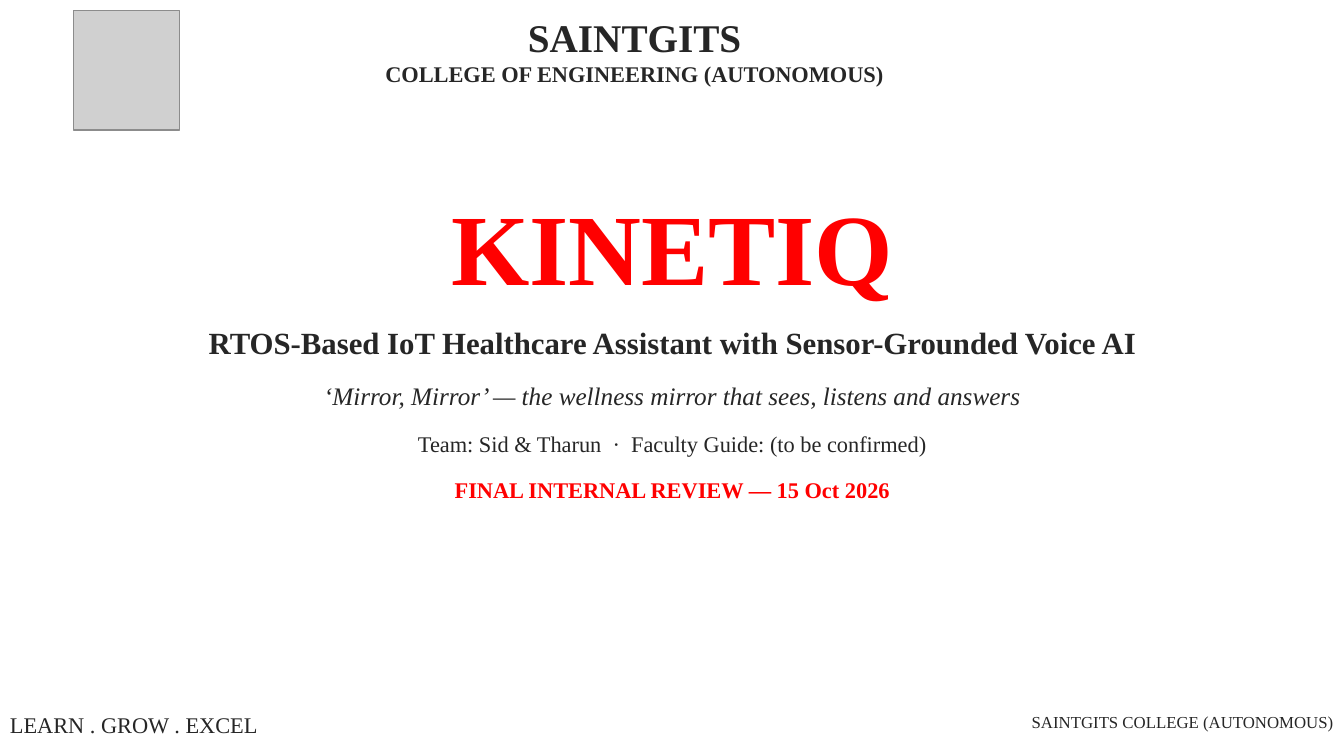
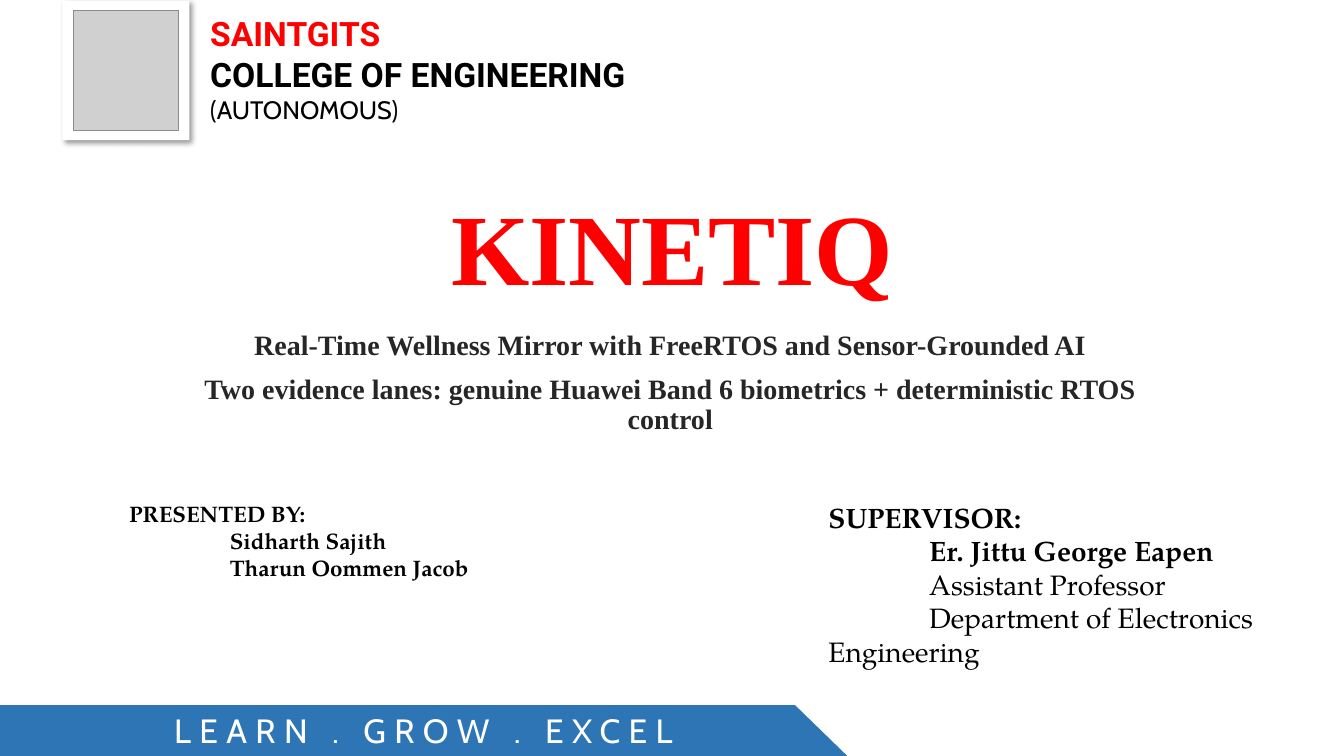
Before and after one commit to siddoit/KinetiQ, a slide deck: slide 2 of docs/final review/KINETIQ_V1_final_review.pptx (slide 1 before the commit). Drawn at 1344x756 pixels with LibreOffice and Linux fonts; fonts in the diff are those of the drawing; grey boxes stand for pictures. Boxes give left, top, right and bottom in pixels: in the first picture for what was removed or moved away, otherwise in the second. Text is boxed around its words. In the diff, an @@ line names an element or a change of style, - is before the commit and + after.

```diff
--- a/docs/final review/KINETIQ_V1_final_review.pptx
+++ b/docs/final review/KINETIQ_V1_final_review.pptx
@@ rectangle added at (63, 1, 190, 141), fill #FFFFFF @@
@@ text at (210, 21, 380, 47): size 28 to 24 pt, font Times New Roman to Roboto, text colour #262626 to #FF0000 in "SAINTGITS"; alignment centre to left @@
@@ text at (210, 62, 626, 123): text changed; size 16 to 24 pt; font Times New Roman to Roboto; text colour #262626 to #000000 @@
-COLLEGE OF ENGINEERING (AUTONOMOUS)
+COLLEGE OF ENGINEERING
+(AUTONOMOUS)
@@ subtitle added at (204, 335, 1135, 430), 20 pt, text #262626, bold @@
+Real-Time Wellness Mirror with FreeRTOS and Sensor-Grounded AI
+Two evidence lanes: genuine Huawei Band 6 biometrics + deterministic RTOS control
@@ subtitle removed at (209, 332, 1136, 499) @@
-RTOS-Based IoT Healthcare Assistant with Sensor-Grounded Voice AI
-‘Mirror, Mirror’ — the wellness mirror that sees, listens and answers
-Team: Sid & Tharun · Faculty Guide: (to be confirmed)
-FINAL INTERNAL REVIEW — 15 Oct 2026
@@ text added at (129, 506, 469, 581), 16 pt, text #000000, bold @@
+PRESENTED BY:
+Sidharth Sajith
+Tharun Oommen Jacob
@@ text added at (828, 508, 1253, 670), 20 pt, text #000000 @@
+SUPERVISOR:
+Er. Jittu George Eapen
+Assistant Professor
+Department of Electronics Engineering
@@ freeform shape added at (0, 706, 848, 756), fill #2E75B6, 24 pt, text #FFFFFF @@
+LEARN . GROW . EXCEL
@@ text removed at (10, 718, 258, 734) @@
-LEARN . GROW . EXCEL
@@ text removed at (1032, 716, 1333, 732) @@
-SAINTGITS COLLEGE (AUTONOMOUS)
```
Also in this commit, not shown: 3 other slides changed, 6 slides added, 4 slides removed, 35 other files.
